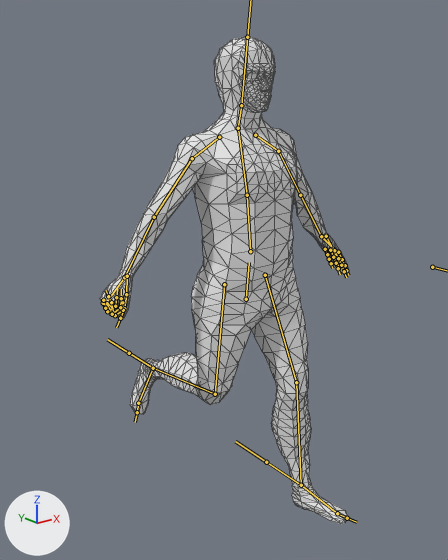
The FBX model RPG/Assets/Models/Characters/HumanMale.fbx as it was, and as the next commit left it.
Rendered twice from a 50 mm camera at (-1.389, -1.611, 1.564) aimed at (-0.021, 0.1, 0.88). Every picture has the same lights, and +X, +Y and +Z are marked at lower left. Both versions are drawn at frame 1 of the action 'Armature|ArmatureAction'; the numbers are the values there. The bones that bend it are drawn over the model as lines. Mesh edges are drawn as thin lines.

In view in the first picture: 'Human.Male'.
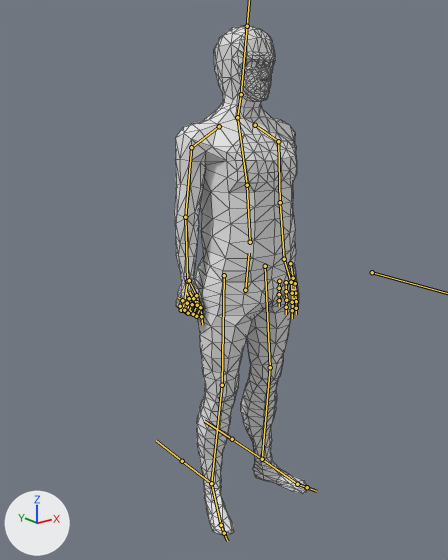
The change, as a list of edits to the scene's bpy script:
```text
Change bone_hip:
    where bone_hip = bpy.data.objects['Armature'].pose.bones['Hip']
    bone_hip.location: (0.0, -0.033, 0.006) -> (0.0, 0.0, 0.0)
Change bone_uparm_left:
    where bone_uparm_left = bpy.data.objects['Armature'].pose.bones['UpArm.Left']  # child of 'Shoulder.Left'
    bone_uparm_left.rotation_quaternion: (1.0, 0.0, 0.0, 0.0) -> (0.961, 0.024, 0.014, -0.273)  # degrees (0, 0, 0) -> degrees (2, 2, -32)
Change bone_startthumb_left:
    where bone_startthumb_left = bpy.data.objects['Armature'].pose.bones['StartThumb.Left']  # child of 'LowArm.Left.001'
    bone_startthumb_left.location: (0.005, -0.018, 0.0) -> (0.0, 0.0, 0.0)
Change bone_firstpinky_left:
    where bone_firstpinky_left = bpy.data.objects['Armature'].pose.bones['FirstPinky.Left']  # child of 'LowArm.Left.001'
    bone_firstpinky_left.location: (-0.011, -0.003, 0.0) -> (0.0, 0.0, 0.0)
Change bone_uparm_right:
    where bone_uparm_right = bpy.data.objects['Armature'].pose.bones['UpArm.Right']  # child of 'Shoulder.Right'
    bone_uparm_right.rotation_quaternion: (1.0, 0.0, 0.0, 0.0) -> (0.961, 0.023, -0.015, 0.277)  # degrees (0, 0, 0) -> degrees (2, -2, 32)
Change bone_upleg_left:
    where bone_upleg_left = bpy.data.objects['Armature'].pose.bones['UpLeg.Left']  # child of 'Hip'
    bone_upleg_left.rotation_quaternion: (0.98, 0.191, -0.06, -0.012) -> (0.983, 0.003, -0.182, 0.014)  # degrees (22, -7, -3) -> degrees (0, -21, 2)
Change bone_lowleg_left:
    where bone_lowleg_left = bpy.data.objects['Armature'].pose.bones['LowLeg.Left']  # child of 'UpLeg.Left'
    bone_lowleg_left.rotation_quaternion: (0.993, -0.112, 0.0, 0.024) -> (1.0, 0.0, 0.0, 0.0)  # degrees (-13, 0, 3) -> degrees (0, 0, 0)
Change bone_upleg_right:
    where bone_upleg_right = bpy.data.objects['Armature'].pose.bones['UpLeg.Right']  # child of 'Hip'
    bone_upleg_right.rotation_quaternion: (0.991, -0.009, 0.127, -0.048) -> (0.983, 0.003, 0.182, -0.014)  # degrees (-2, 15, -6) -> degrees (0, 21, -2)
Change bone_lowleg_right:
    where bone_lowleg_right = bpy.data.objects['Armature'].pose.bones['LowLeg.Right']  # child of 'UpLeg.Right'
    bone_lowleg_right.rotation_quaternion: (0.799, -0.588, 0.0, -0.129) -> (1.0, 0.0, 0.0, 0.0)  # degrees (-72, -9, -12) -> degrees (0, 0, 0)
```

Pixel boxes (x1, y1, x2, y2) of what changed, in the pictures (448 x 560 px):
'Human.Male', posed (46% narrower): before (100, 37, 348, 524); after (174, 26, 307, 535)
bone 'Hip', root to tip: before (246, 299) to (249, 262); after (245, 290) to (249, 253)
bone 'UpArm.Left', root to tip: before (278, 151) to (300, 195); after (278, 141) to (280, 202)
bone 'StartThumb.Left', root to tip: before (326, 236) to (333, 249); after (290, 263) to (293, 278)
bone 'FirstPinky.Left', root to tip: before (325, 249) to (327, 254); after (279, 281) to (279, 288)
bone 'UpArm.Right', root to tip: before (192, 158) to (154, 217); after (191, 147) to (185, 217)
bone 'UpLeg.Left', root to tip: before (265, 275) to (296, 382); after (265, 266) to (270, 367)
bone 'LowLeg.Left', root to tip: before (296, 382) to (301, 485); after (270, 367) to (262, 459)
bone 'UpLeg.Right', root to tip: before (224, 284) to (215, 394); after (224, 275) to (222, 385)
bone 'LowLeg.Right', root to tip: before (215, 394) to (153, 368); after (222, 385) to (211, 483)
